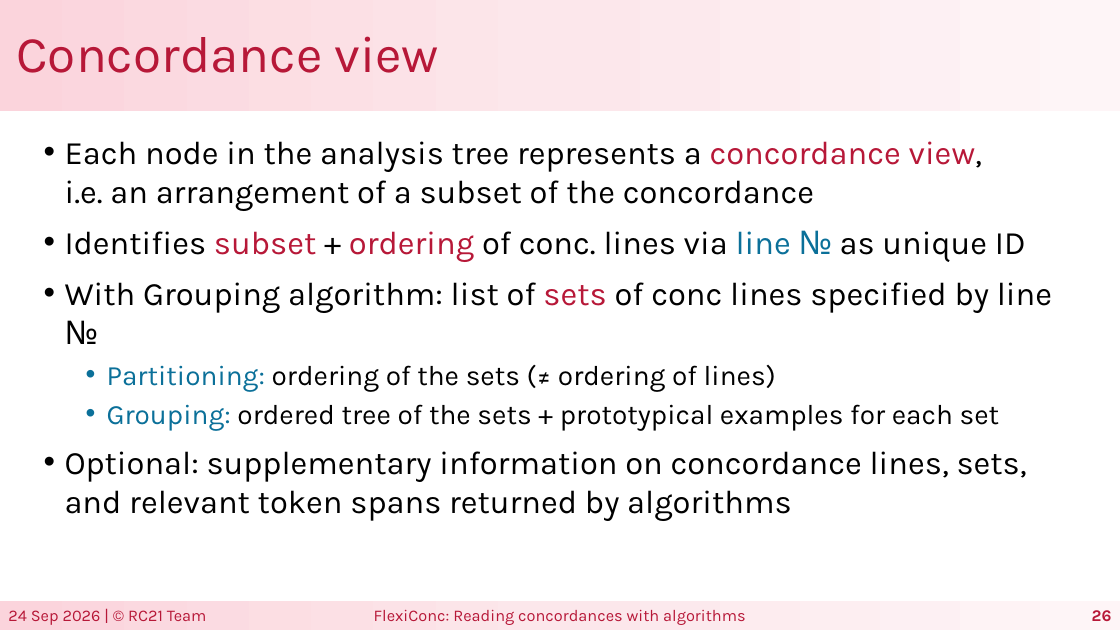
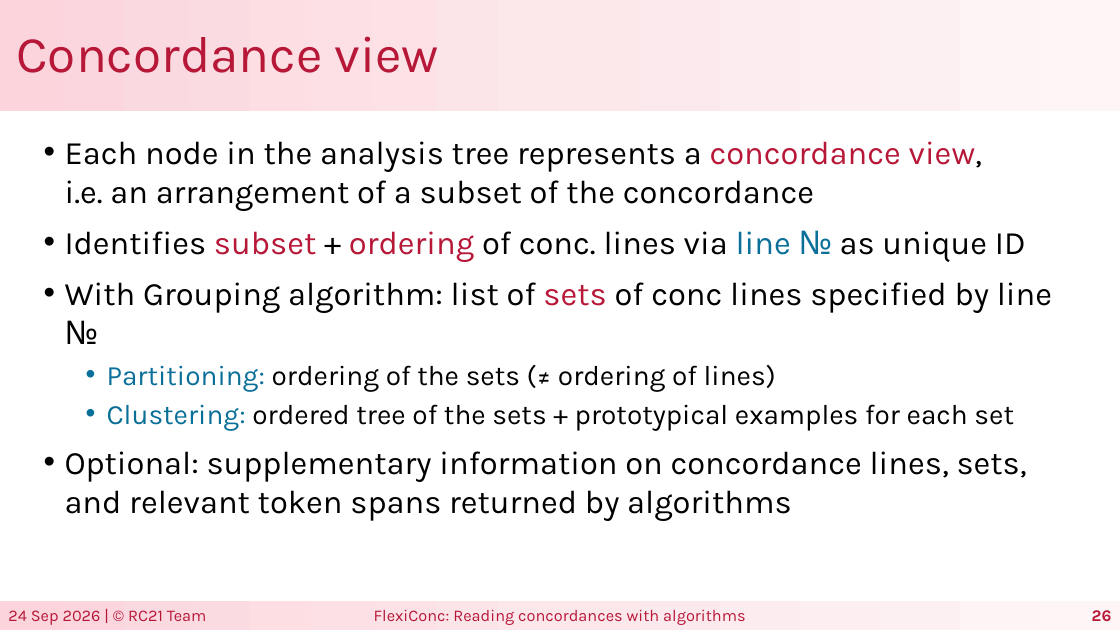
Before and after one commit to reading-concordances/teaching, a slide deck: slide 26 of course/slides/4_reading_with_algorithms.pptx. Drawn at 1120x630 pixels with LibreOffice and Linux fonts; fonts in the diff are those of the drawing. Boxes give left, top, right and bottom in pixels: in the first picture for what was removed or moved away, otherwise in the second. Text is boxed around its words. In the diff, an @@ line names an element or a change of style, - is before the commit and + after.

Commit message:
Fix a few embarrassing typos in day 4 slides

```diff
--- a/course/slides/4_reading_with_algorithms.pptx
+++ b/course/slides/4_reading_with_algorithms.pptx
@@ text at box(107, 404, 1014, 431): text changed @@
-  • Grouping: ordered tree of the sets + prototypical examples for each set
+  • Clustering: ordered tree of the sets + prototypical examples for each set
```
Also in this commit, not shown: 2 other slides changed, 1 other file.
